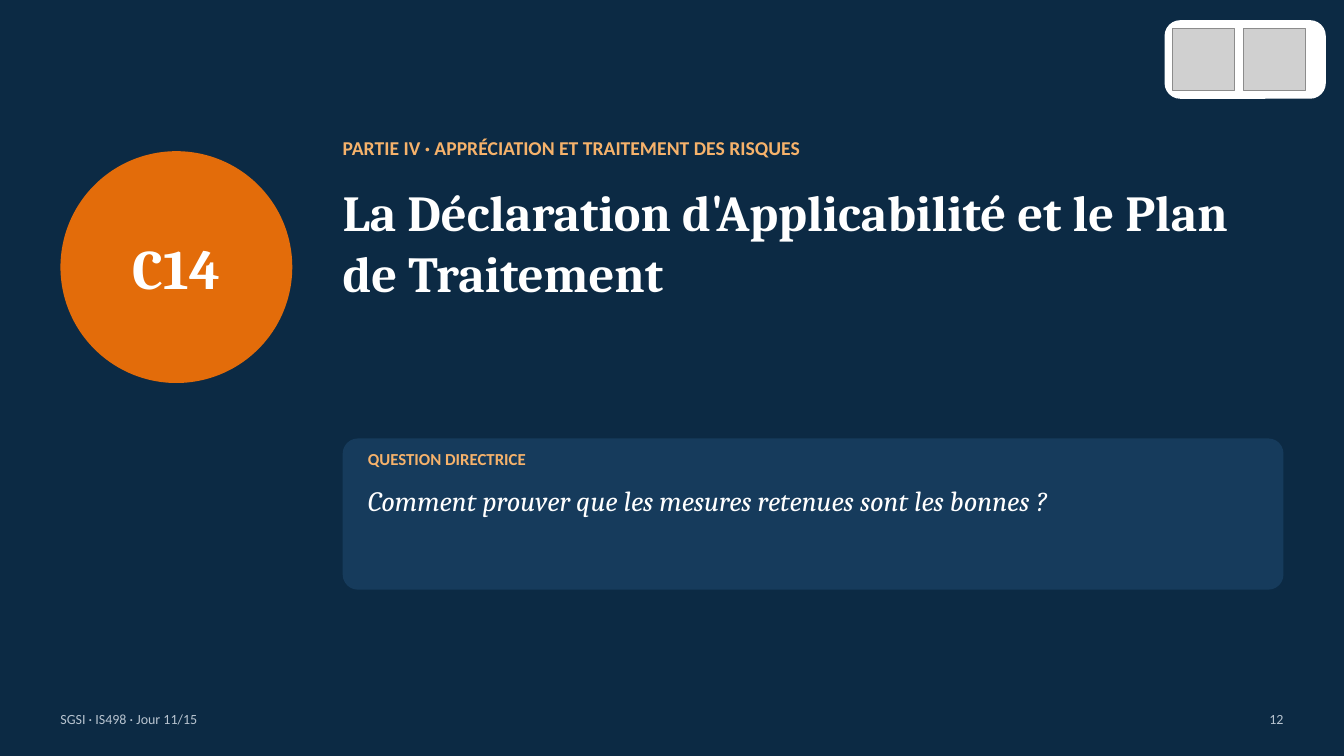
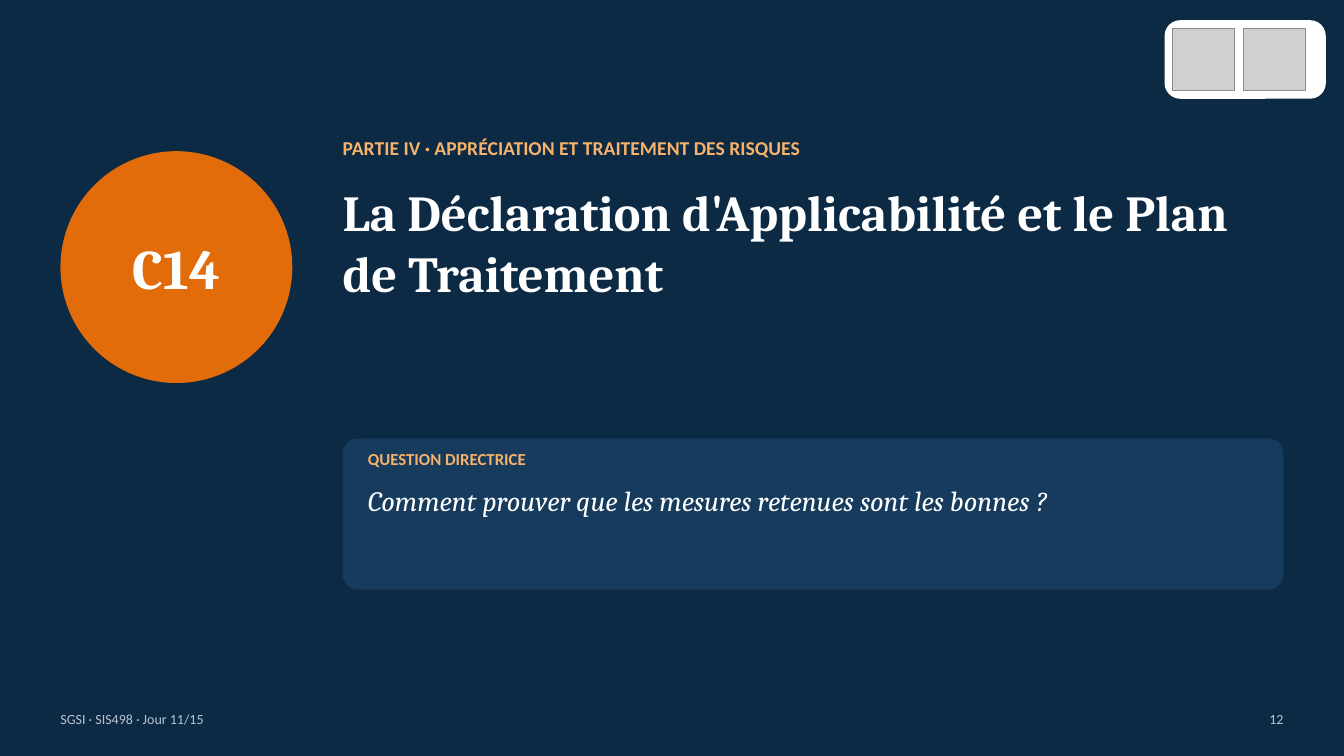
Before and after one commit to MaletYon/cours-sgsi, a slide deck: slide 12 of Présentation/SGSI_J11.pptx. Drawn at 1344x756 pixels with LibreOffice and Linux fonts; fonts in the diff are those of the drawing; grey boxes stand for pictures. Boxes give left, top, right and bottom in pixels: in the first picture for what was removed or moved away, otherwise in the second. Text is boxed around its words. In the diff, an @@ line names an element or a change of style, - is before the commit and + after.

Commit message:
SGSI : code de l'UE harmonisé en SIS498 (livre, présentations, NDAP SUKULU)

```diff
--- a/Présentation/SGSI_J11.pptx
+++ b/Présentation/SGSI_J11.pptx
@@ text at (x1=60, y1=714, x2=204, y2=725): text changed @@
-SGSI · IS498 · Jour 11/15
+SGSI · SIS498 · Jour 11/15
```
Also in this commit, not shown: 18 other slides changed, 32 other files.
